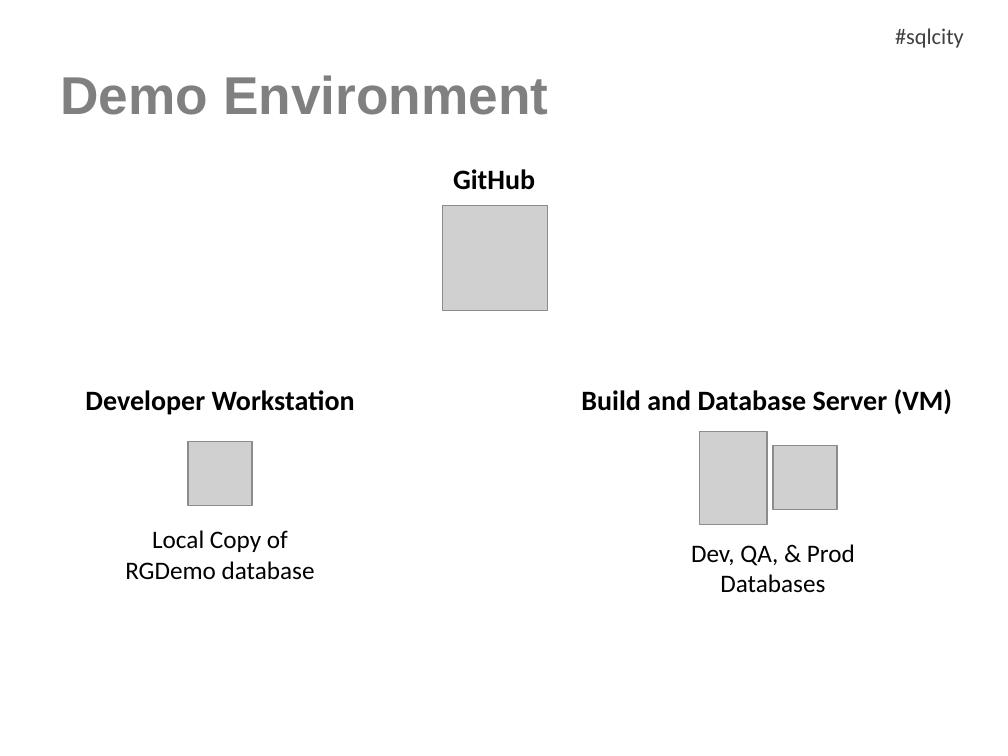
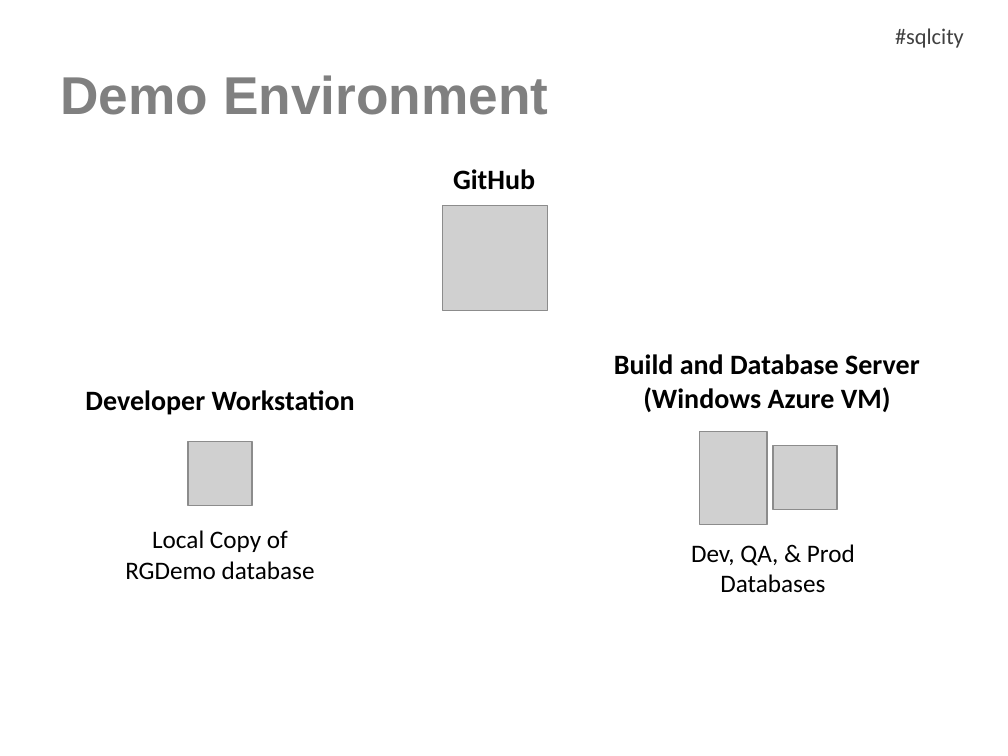
Before and after one commit to CF9/Databases.RGDemo, a slide deck: slide 9 of SQL in the City 2012 - Ernest Hwang.pptx. Drawn at 1008x756 pixels with LibreOffice and Linux fonts; fonts in the diff are those of the drawing; grey boxes stand for pictures; background and template pictures are left out. Boxes give left, top, right and bottom in pixels: in the first picture for what was removed or moved away, otherwise in the second. Text is boxed around its words. In the diff, an @@ line names an element or a change of style, - is before the commit and + after.

```diff
--- a/SQL in the City 2012 - Ernest Hwang.pptx
+++ b/SQL in the City 2012 - Ernest Hwang.pptx
@@ text at (614, 354, 920, 412): text changed @@
-Build and Database Server (VM)
+Build and Database Server
+(Windows Azure VM)
```
Also in this commit, not shown: 4 other slides changed, 3 slides added.
